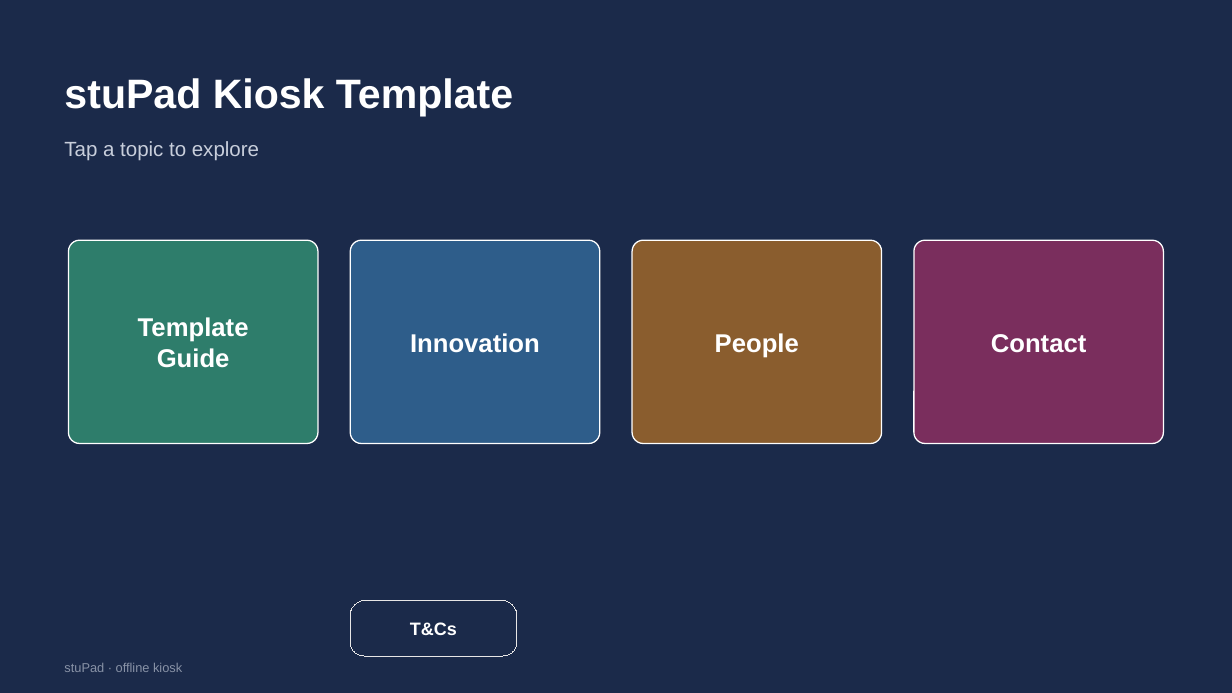
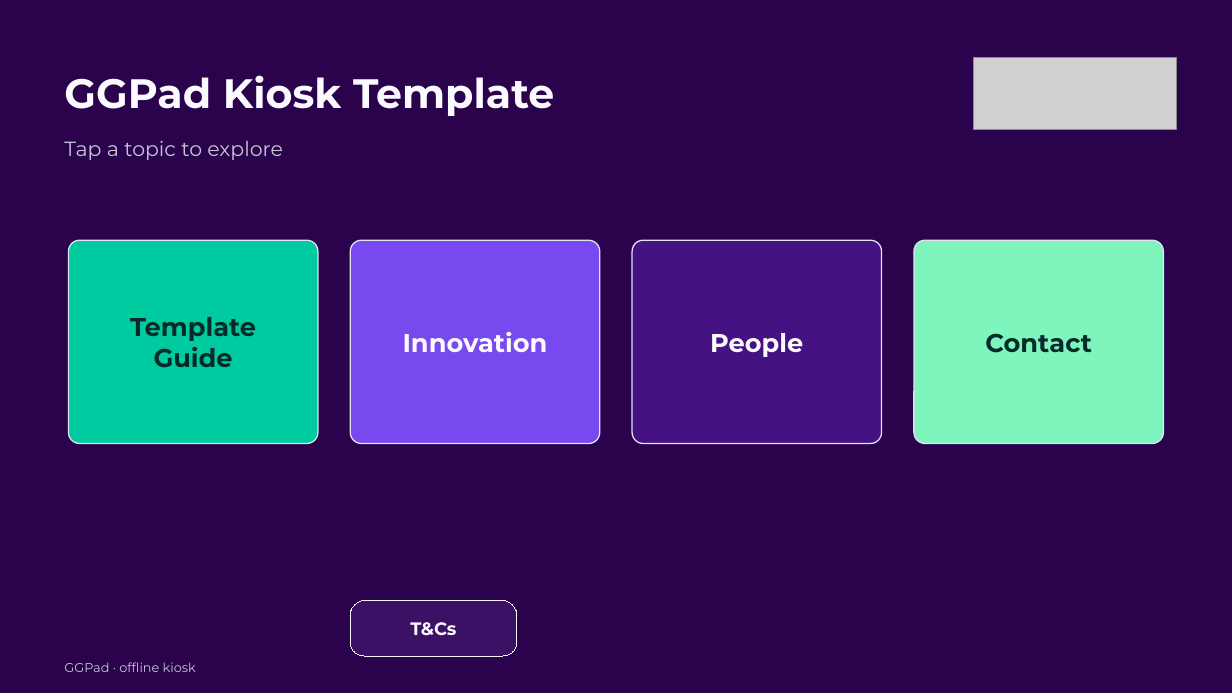
Before and after one commit to grahamlehr/stuPad, a slide deck: slide 1 of public/template.pptx. Drawn at 1232x693 pixels with LibreOffice and Linux fonts; fonts in the diff are those of the drawing; grey boxes stand for pictures. Boxes give left, top, right and bottom in pixels: in the first picture for what was removed or moved away, otherwise in the second. Text is boxed around its words. In the diff, an @@ line names an element or a change of style, - is before the commit and + after.

```diff
--- a/public/template.pptx
+++ b/public/template.pptx
@@ background #1B2A4A to #2A034C @@
@@ picture added at <box>973,57,1177,129</box> @@
@@ text at <box>64,75,554,116</box>: text changed; font Arial to Montserrat; text colour #FFFFFF to #FBFAFF @@
-stuPad Kiosk Template
+GGPad Kiosk Template
@@ text "Tap a topic to explore" at <box>64,141,282,160</box>: font Arial to Montserrat, text colour #C8CEDB to #C5C5D6 @@
@@ rounded rectangle "Template Guide" at <box>68,240,318,444</box>: font Arial to Montserrat, text colour #FFFFFF to #042B29; fill #2E7D6B to #00CA9F; outline #FFFFFF 1 pt to #E2E2F2 1 pt @@
@@ rounded rectangle "Innovation" at <box>350,240,600,444</box>: font Arial to Montserrat, text colour #FFFFFF to #FBFAFF; fill #2E5D8A to #7949F0; outline #FFFFFF 1 pt to #E2E2F2 1 pt @@
@@ rounded rectangle "People" at <box>632,240,882,444</box>: font Arial to Montserrat, text colour #FFFFFF to #FBFAFF; fill #8A5D2E to #451284; outline #FFFFFF 1 pt to #E2E2F2 1 pt @@
@@ rounded rectangle "Contact" at <box>914,240,1164,444</box>: font Arial to Montserrat, text colour #FFFFFF to #042B29; fill #7A2E5D to #7EF5BD; outline #FFFFFF 1 pt to #E2E2F2 1 pt @@
@@ rounded rectangle "T&Cs" at <box>350,601,517,656</box>: font Arial to Montserrat, text colour #FFFFFF to #FBFAFF; fill #1B2A4A to #3A1164; outline #E7E6E6 0.75 pt to #F6F4FB 0.75 pt @@
@@ text at <box>64,662,196,672</box>: text changed; font Arial to Montserrat; text colour #8892A6 to #C5C5D6 @@
-stuPad · offline kiosk
+GGPad · offline kiosk
```
Also in this commit, not shown: 7 other slides changed, 6 other files.
